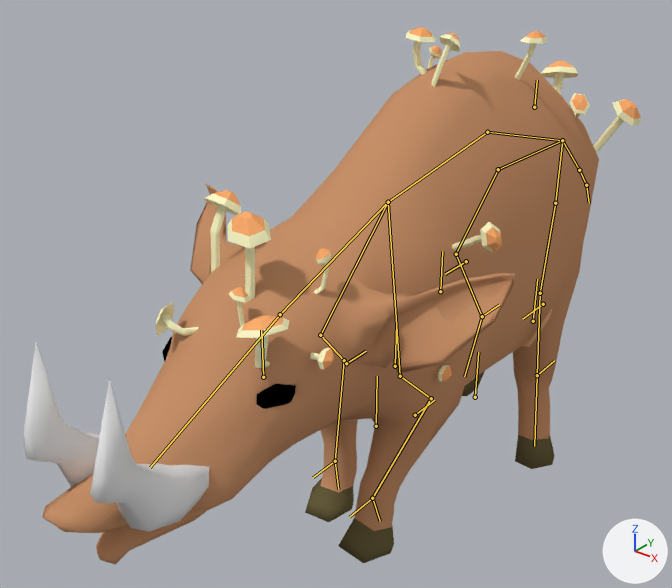
A saved change to the Blender file Amelia Blume/Assets/Meshes/Animals/Boar_Infected_v3.blend.
The view is the same before and after, from a 50 mm camera at (4.33, -7.3, 6.01) aimed at (-0.5, -1.26, 2.26). Lighting does not change. The marker at lower right points along +X, +Y and +Z. Both versions are drawn at frame 38 of the action 'walk'; the numbers are the values there. The bones that bend it are drawn over the model as lines.

Names of what the first picture shows: 'Boar_Model', 'Eyes', 'Infection', 'Tusk_Left', 'Tusk_Right'.
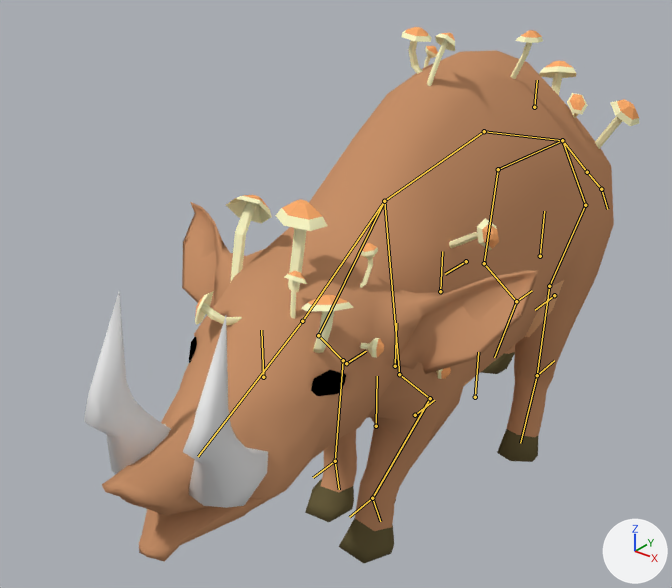
The change in detail:
Bone 'stomach' (bone_stomach) turns from (0, 0, 0) to (0, 0, 1) degrees about its own x, y and z.
Bone 'chest' (bone_chest) turns from (0, 0, 0) to (0, 0, -1) degrees about its own x, y and z.
Bone 'neck' (bone_neck) turns from (0, 0, 0) to (0, -4, -9) degrees about its own x, y and z.
Bone 'neck.001' (bone_neck_001) moves from (0.0, 0.0, 0.0) to (-0.05, -0.05, -0.05).
Bone 'neck.001' (bone_neck_001) turns from (0, 0, 0) to (-15, -2, -3) degrees about its own x, y and z.
Bone 'tail.upper' (bone_tail_upper) turns from (0, 0, 0) to (-1, 7, -8) degrees about its own x, y and z.
Bone 'tail.mid' (bone_tail_mid) turns from (0, 0, 0) to (-1, 8, -9) degrees about its own x, y and z.
Bone 'leg.hind.IK.upper.L' (bone_leg_hind_ik_upper_l) moves from (0.0, 0.69, -0.02) to (0.0, 0.43, -0.02).
Bone 'leg.hind.lower.R' (bone_leg_hind_lower_r) turns from (-10, 0, -1) to (16, 0, 0) degrees about its own x, y and z.
Bone 'leg.hind.IK.lower.R' (bone_leg_hind_ik_lower_r) moves from (0.0, -0.4, 0.13) to (0.0, 0.47, -0.01).

Where the change shows, as pixel boxes (x1, y1, x2, y2) in the pictures (672 x 588 px):
'Boar_Model', posed (8% narrower)
    before: (42, 51, 599, 565)
    after: (102, 50, 614, 564)
'Infection', posed (8% narrower)
    before: (156, 27, 641, 382)
    after: (195, 27, 639, 379)
'Tusk_Left', posed (28% narrower, 25% taller)
    before: (90, 378, 209, 532)
    after: (183, 316, 268, 508)
'Tusk_Right', posed (15% narrower, 26% taller)
    before: (24, 343, 126, 487)
    after: (84, 292, 171, 474)
'Eyes', posed (17% wider, 18% shorter)
    before: (162, 337, 296, 409)
    after: (189, 337, 346, 396)
bone 'stomach', root to tip
    before: (562, 140) to (487, 132)
    after: (562, 140) to (484, 131)
bone 'chest', root to tip
    before: (487, 132) to (388, 202)
    after: (484, 131) to (384, 201)
bone 'neck', root to tip
    before: (388, 202) to (280, 314)
    after: (384, 201) to (302, 321)
bone 'neck.001', root to tip
    before: (280, 314) to (150, 467)
    after: (302, 321) to (198, 456)
bone 'tail.upper', root to tip
    before: (562, 140) to (579, 170)
    after: (562, 140) to (587, 172)
bone 'tail.mid', root to tip
    before: (579, 170) to (586, 185)
    after: (587, 172) to (601, 189)
bone 'leg.hind.IK.upper.L', root to tip
    before: (543, 304) to (522, 319)
    after: (554, 295) to (535, 310)
bone 'leg.hind.lower.R', root to tip
    before: (482, 316) to (464, 376)
    after: (516, 301) to (494, 357)
bone 'leg.hind.IK.lower.R', root to tip
    before: (482, 316) to (499, 304)
    after: (516, 301) to (532, 290)
